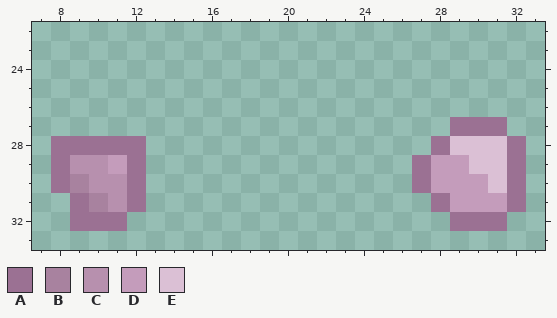
Edited in one commit: pixel-art sprite (src/main/resources/graphics/items/308doll.png). The picture above was drawn from the file before the commit.
The file is 40x42 pixels. Shown: x 7..33, y 22..33.
Palette (. is transparent): A #9b7193  B #a8829f  C #b790ae  D #c49cbb  E #dbc0d5
Now the later version:
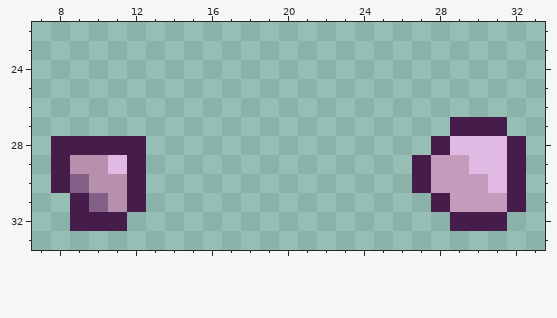
Diff:
@@ palette @@
-A #9b7193
+A #451c4a
-B #a8829f
+B #836187
-E #dbc0d5
+E #e0bae3
@@ x 9..13 @@
 28 AAAA.
-29 CCDA.
+29 CCEA.
 30 BCCA.
